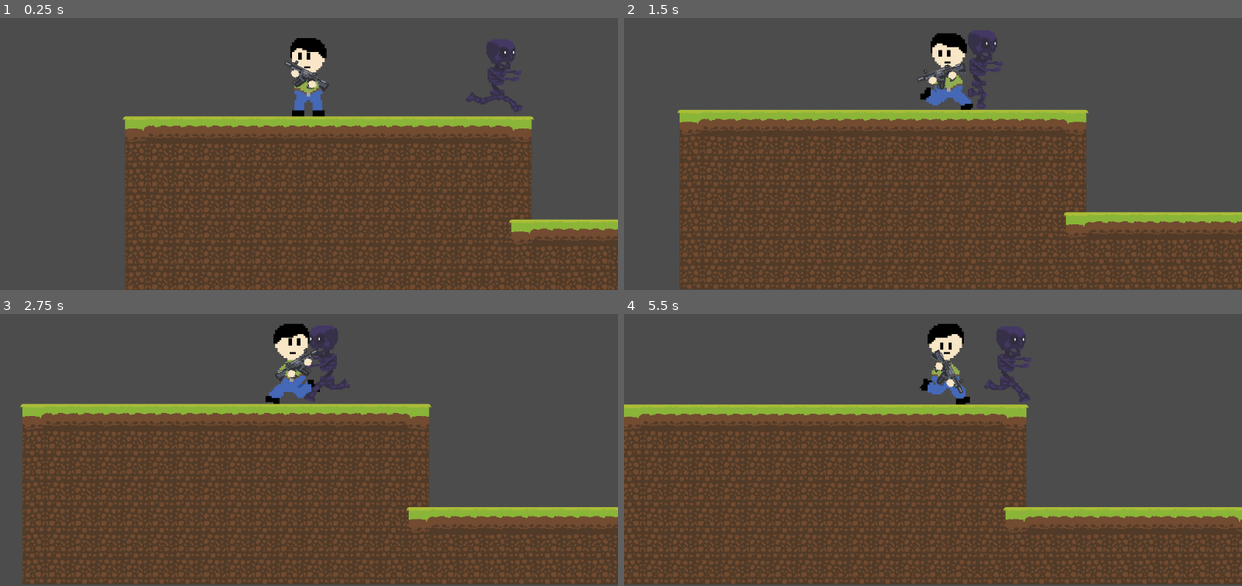
Above: before the commit, frames 1-4 (two rows, left to right).
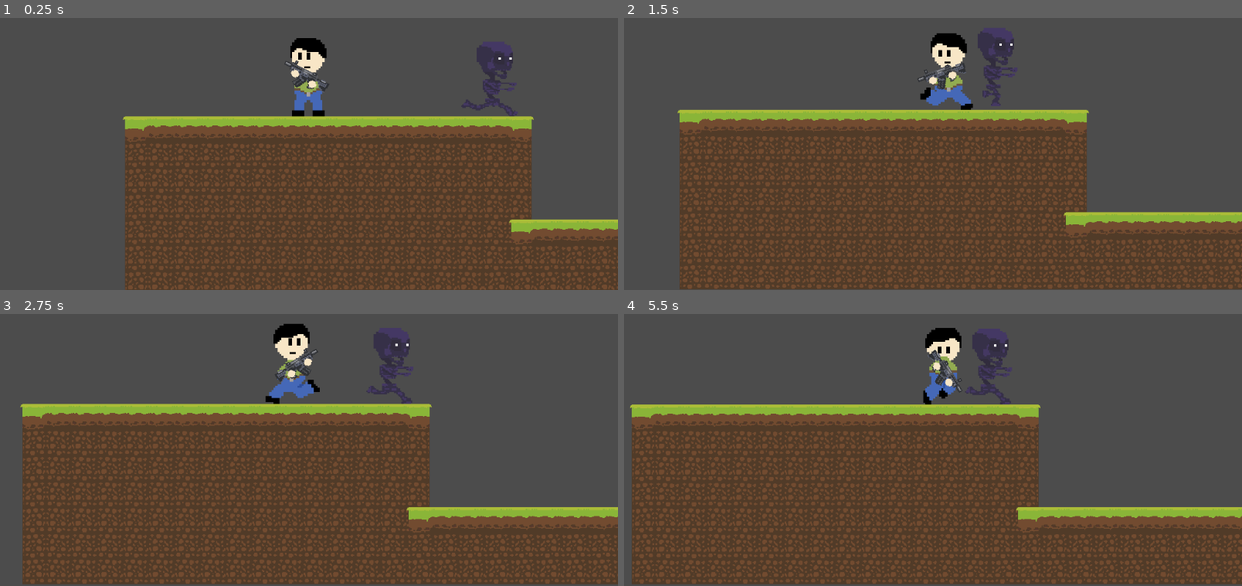
Above: after the commit, the same moments.

Repository: megarubber/green
Game: Godot game, scene res://levels/TestLevel.tscn
The game is run twice, just before and just after one commit, with the same random seed, the same clock (stepped at 60 frames per second) and the same inputs.
Inputs (mouse positions are in pixels of both pictures, inside the frame that each line leads up to):
- Up to frame 1 (0.25 s): no input
- Up to frame 2 (1.5 s): move the mouse to (1068, 91) at 0.52 s; hold Right (ui_right) from 0.53 s (still down); tap Up (ui_up) at 0.77 s; move the mouse to (809, 126) at 1.27 s
- Up to frame 3 (2.75 s): tap Up (ui_up) at 1.52 s; move the mouse to (370, 324) at 2.02 s; release Right (ui_right) at 2.03 s; hold Left (ui_left) from 2.03 s (still down)
- Up to frame 4 (5.5 s): move the mouse to (902, 477) at 2.77 s; release Left (ui_left) at 2.78 s; hold Right (ui_right) 2.78-4.28 s; tap Up (ui_up) at 3.02, 3.77, 4.52 s; move the mouse to (1118, 458) at 3.52 s; move the mouse to (747, 352) at 4.27 s; hold Left (ui_left) 4.28-5.03 s; move the mouse to (963, 406) at 5.02 s; hold Right (ui_right) from 5.03 s (still down)

The runs differ from the first frame. In frame 1, 0.6% of the frame differs, in the area x 74-85%, y 8-37%; in frame 2, 1.5%; in frame 3, 1.9%; in frame 4, 17%, in the area x 0-100%, y 3-100%.

Commit message:
style: enemy skeleton sprites

Diff:
--- a/enemy/sprites_enemy1/EnemySkeleton.tscn
+++ b/enemy/sprites_enemy1/EnemySkeleton.tscn
@@ -11,7 +11,7 @@
 [ext_resource path="res://enemy/sprites_enemy1/BasicEnemy.gd" type="Script" id=9]
 
 [sub_resource type="RectangleShape2D" id=4]
-extents = Vector2( 35.5, 99.5 )
+extents = Vector2( 45, 100.5 )
 
 [sub_resource type="Animation" id=2]
 length = 0.001
@@ -67,7 +67,7 @@
 "times": PoolRealArray( 0, 0.099, 0.1, 0.199, 0.2, 0.299, 0.3, 0.399, 0.4, 0.499, 0.5, 0.599, 0.6, 0.7, 0.8 ),
 "transitions": PoolRealArray( 1, 1, 1, 1, 1, 1, 1, 1, 1, 1, 1, 1, 1, 1, 1 ),
 "update": 0,
-"values": [ Vector2( 0, 0 ), Vector2( 0, 0 ), Vector2( -5, 0 ), Vector2( -5, 0 ), Vector2( -8, 0 ), Vector2( -8, 0 ), Vector2( -6, 0 ), Vector2( -6, 0 ), Vector2( -6, 0 ), Vector2( -6, 0 ), Vector2( -2, 0 ), Vector2( -2, 0 ), Vector2( -5, 0 ), Vector2( -5, 0 ), Vector2( -5, 0 ) ]
+"values": [ Vector2( 0, 0 ), Vector2( 0, 0 ), Vector2( -5, -9 ), Vector2( -5, -9 ), Vector2( -8, 3 ), Vector2( -8, 3 ), Vector2( -6, 3 ), Vector2( -6, 3 ), Vector2( -6, 0 ), Vector2( -6, 0 ), Vector2( -2, -3 ), Vector2( -2, -3 ), Vector2( -5, 3 ), Vector2( -5, 3 ), Vector2( -5, 0 ) ]
 }
 
 [node name="Enemy" type="KinematicBody2D"]
@@ -80,7 +80,7 @@
 texture = ExtResource( 2 )
 
 [node name="CollisionShape2D" type="CollisionShape2D" parent="."]
-position = Vector2( 6.5, -0.5 )
+position = Vector2( -6, -4.5 )
 shape = SubResource( 4 )
 
 [node name="AnimationPlayer" type="AnimationPlayer" parent="."]
@@ -88,7 +88,7 @@
 anims/run = SubResource( 3 )
 
 [node name="RayCast2D" type="RayCast2D" parent="."]
-position = Vector2( 41, 92 )
+position = Vector2( 40, 89 )
 enabled = true
 cast_to = Vector2( 0, 11 )
 collision_mask = 2
Binary file changed: enemy/sprites_enemy1/run1.png
Binary file changed: enemy/sprites_enemy1/run2.png
Binary file changed: enemy/sprites_enemy1/run3.png
Binary file changed: enemy/sprites_enemy1/run4.png
Binary file changed: enemy/sprites_enemy1/run5.png
Binary file changed: enemy/sprites_enemy1/run6.png
Binary file changed: enemy/sprites_enemy1/run7.png
Binary file changed: enemy/sprites_enemy1/run8.png
